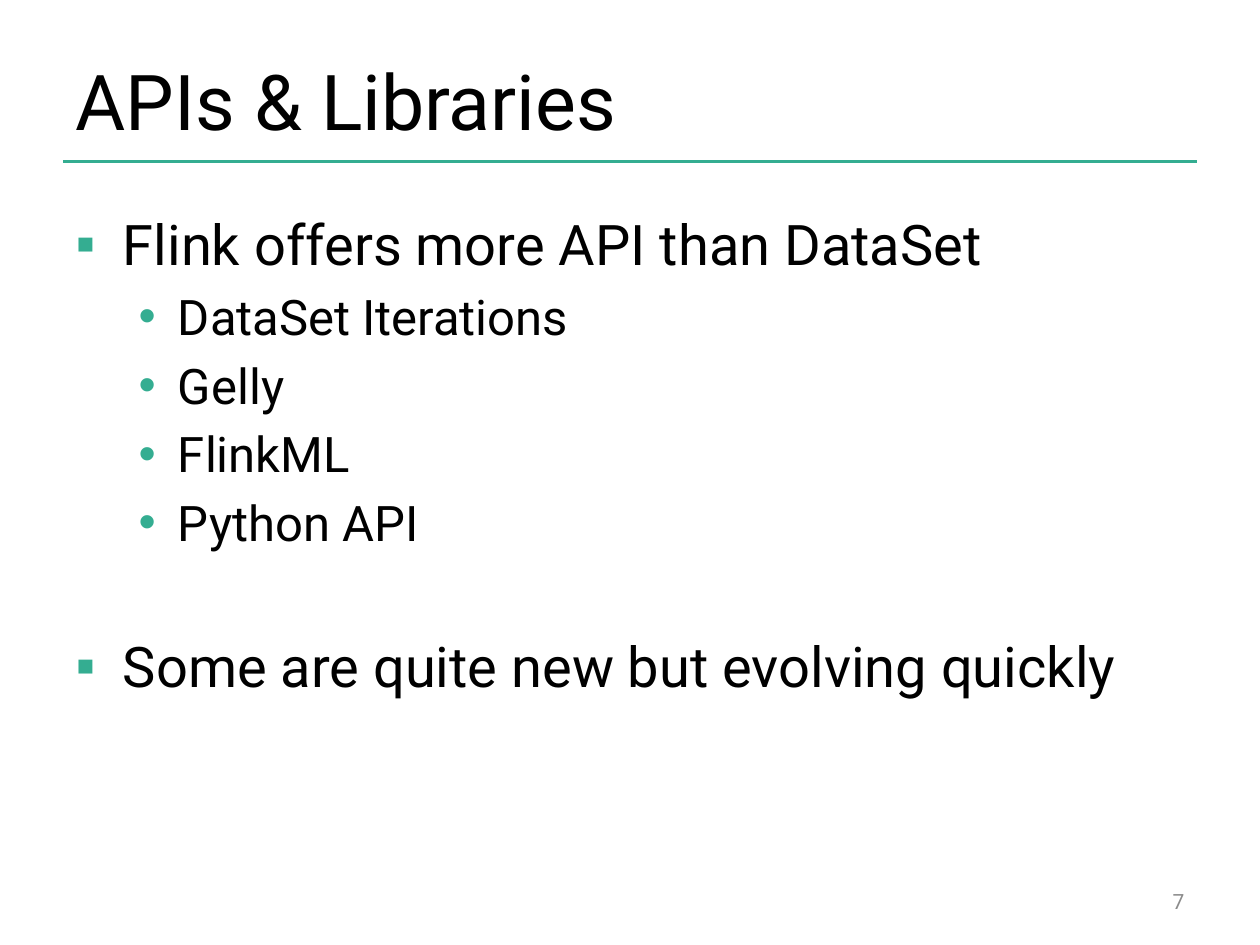
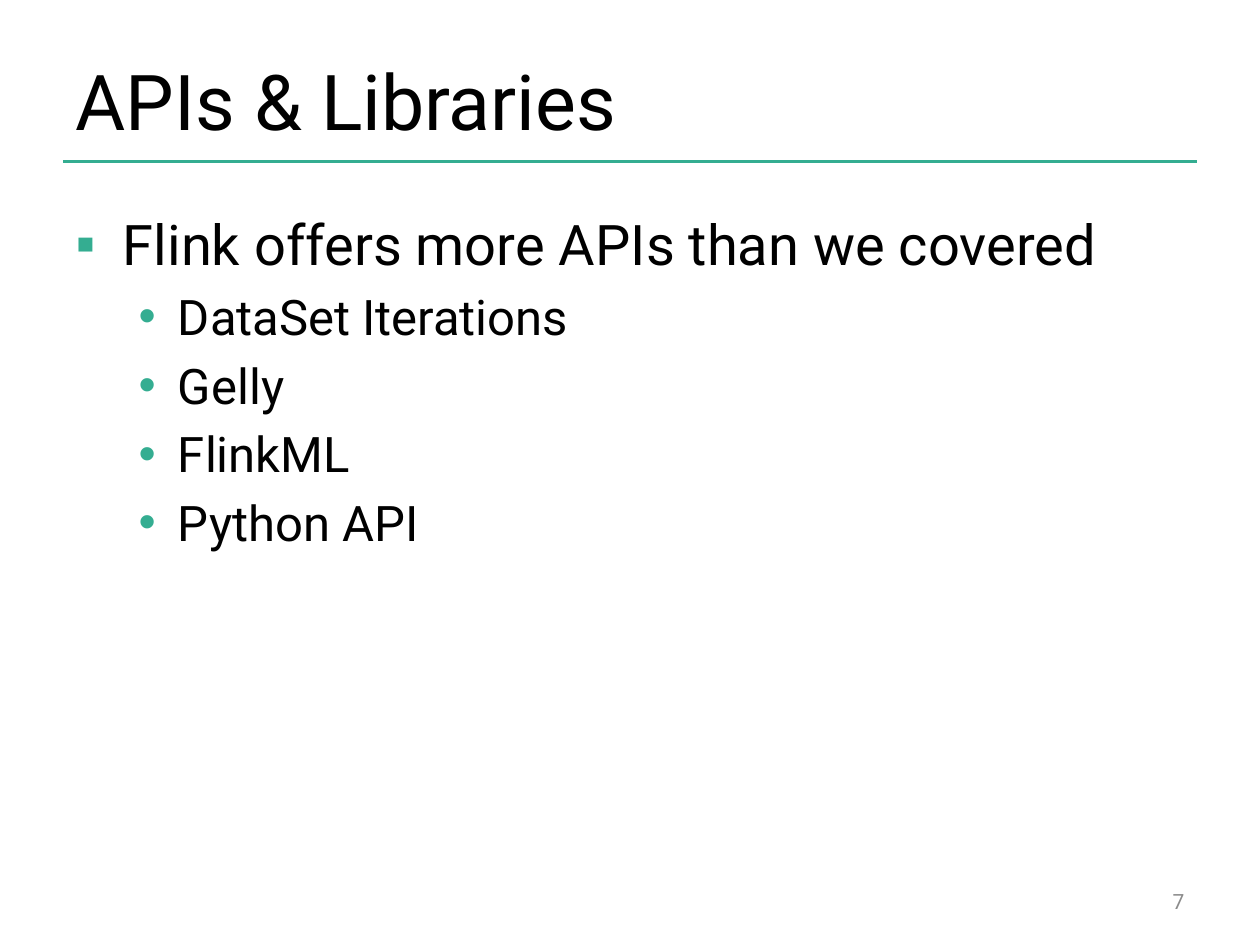
Before and after one commit to dataArtisans/flink-training-web, a slide deck: slide 7 of slides/closing.pptx. Drawn at 1260x945 pixels with LibreOffice and Linux fonts; fonts in the diff are those of the drawing; background and template pictures are left out. Boxes give left, top, right and bottom in pixels: in the first picture for what was removed or moved away, otherwise in the second. Text is boxed around its words. In the diff, an @@ line names an element or a change of style, - is before the commit and + after.

Commit message:
Slides updated

```diff
--- a/slides/closing.pptx
+++ b/slides/closing.pptx
@@ text at (123,222,1096,266): text changed @@
-▪ Flink offers more API than DataSet
+▪ Flink offers more APIs than we covered
@@ text at (123,645,1115,699): paragraph removed @@
-▪ Some are quite new but evolving quickly
```
Also in this commit, not shown: 3 other slides changed, 2 slides removed, 3 other files.
